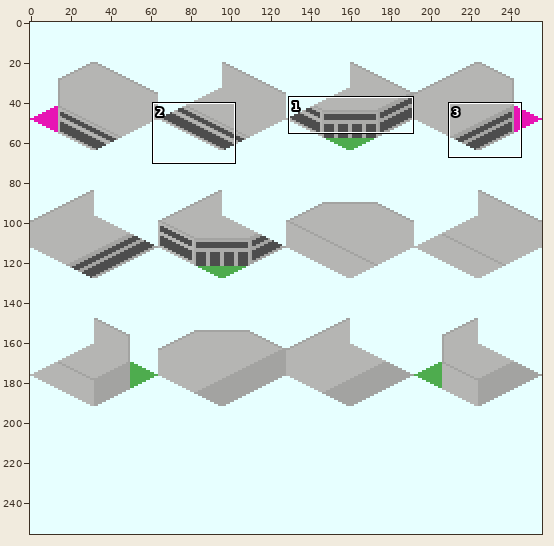
Sprite sheet: source/png/Simple_Station_MainStation-1.png. The first picture is a wide view before the edit; the outline marks the close-up.
Close-up. The starting point:
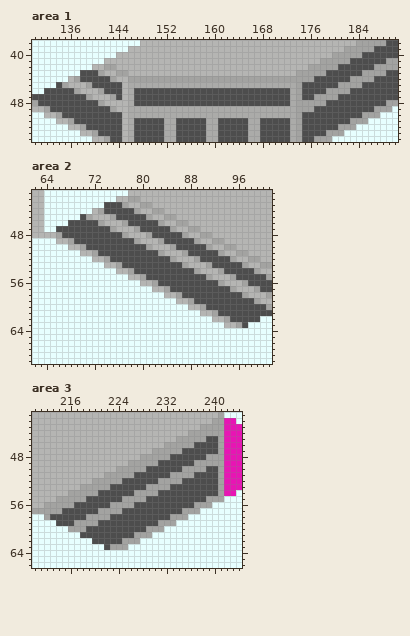
The file is 256x256 pixels. Colours within 5 levels of each other are drawn and written as one. Shown: area 1: x 130..190, y 38..54; area 2: x 62..101, y 41..69; area 3: x 210..244, y 41..66. The commit also changed other parts of the picture, which this record leaves out.
Now the later version:
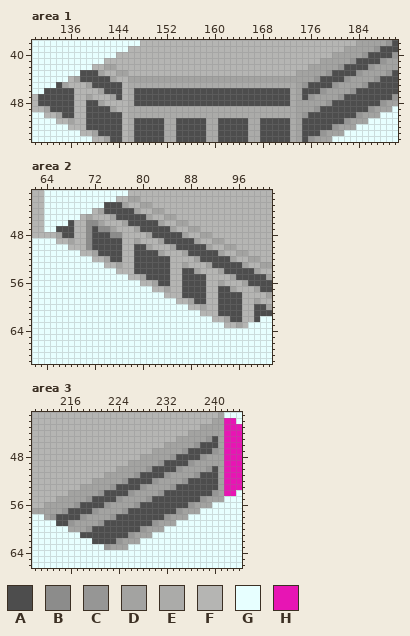
Palette (. is transparent): A #4d4d4d  B #8c8c8b  C #969695  D #a3a3a1  E #ababa9  F #b5b5b3  G #e7ffff  H #e715b4
The edit:
Changed rows in their new state; - is an unchanged pixel.
Area 1:
first column x 130:
38 -----------------------------------------------------------C-
39 ---------------------------------------------------------C---
40 -------------------------------------------------------C----C
41 -----------------------------------------------------C----C--
42 ---------------------------------------------------C----C----
43 -------------------------------------------------C----C----C-
44 -----------------------------------------------C----C----C---
45 ---------------------------------------------C----C----C-----
46 -------F----------------------------------------C----C-------
47 F------FF-------------------------------------C----C--------C
48 F------FF----------------------------------------C--------C--
49 -------FF--------------------------------------C--------C----
50 -------FF------------------------------------C--------C------
51 -------FF-------------------------------------------C--------
52 --------F-----------------------------------------C----------
53 ------------------------------------------------C------------
54 ----------------------------------------------C--------------
Area 2:
first column x 69:
45 -F----------------------------
46 FFBB--------------------------
47 FFB-BB------------------------
48 FFB---BBF---------------------
49 FFB-----FF--------------------
50 -FB-----FF--------------------
51 --------FF--------------------
52 --------FF------F-------------
53 --------FF------FF------------
54 ---------F------FF------------
55 ----------------FF----F-------
56 ----------------FF----FF------
57 ----------------FF----FF------
58 -----------------F----FF----F-
59 ----------------------FF----FF
60 ----------------------FF----FF
61 -----------------------F----FF
62 ----------------------------FF
63 ----------------------------F-
Area 3:
first column x 213:
45 --------------------------C-
46 ------------------------C---
47 ----------------------C----C
48 --------------------C----C--
49 ------------------C----C----
50 ----------------C----C----C-
51 --------------C----C----C---
52 ------------C----C----C-----
53 ----------C----C----C-------
54 --------C----C----C--------C
55 ------C----C----C--------C--
56 ----C----C----C--------C----
57 --C----C----C--------C------
58 C----C----C--------C--------
59 ---C----C--------C----------
60 ------C--------C------------
61 -------------C--------------
62 -----------C----------------
63 ---------C------------------
Pixel boxes of the changes (left, top, right, bottom) in both close-ups:
changed: (302, 40, 398, 142)
changed: (74, 88, 86, 130)
changed: (32, 94, 38, 106)
changed: (74, 214, 134, 274)
changed: (170, 256, 254, 328)
changed: (50, 436, 218, 550)
